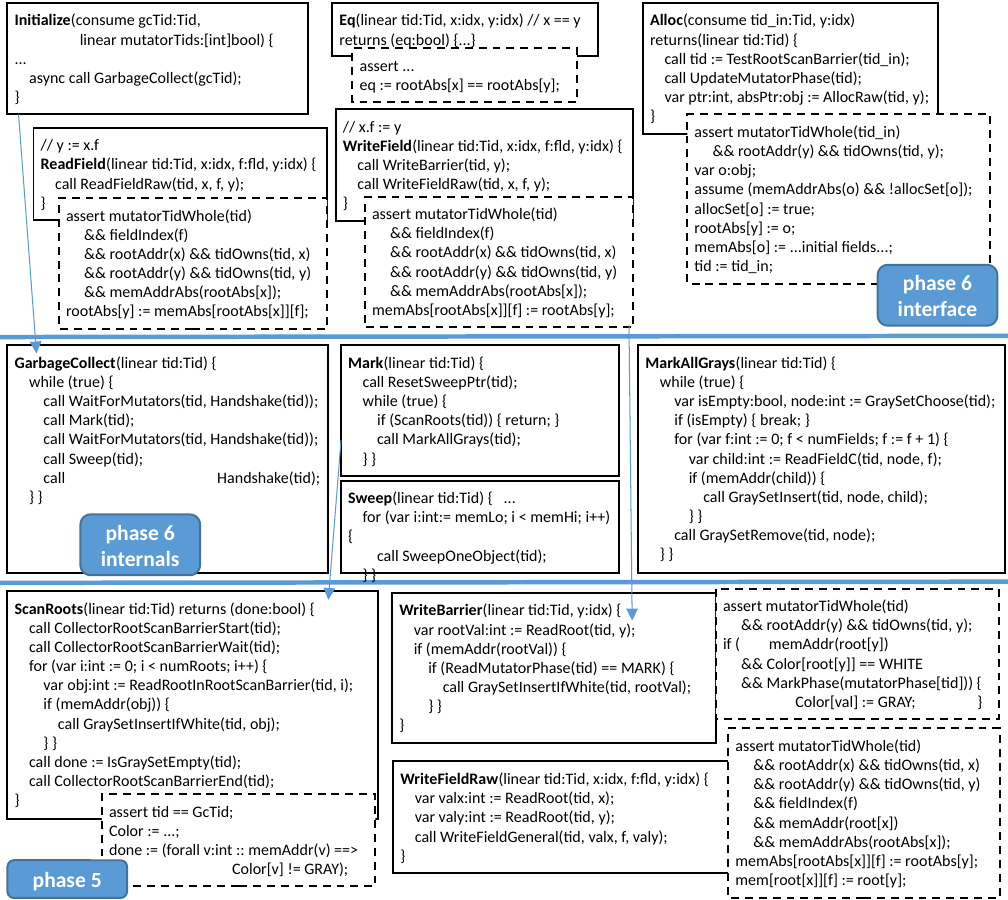
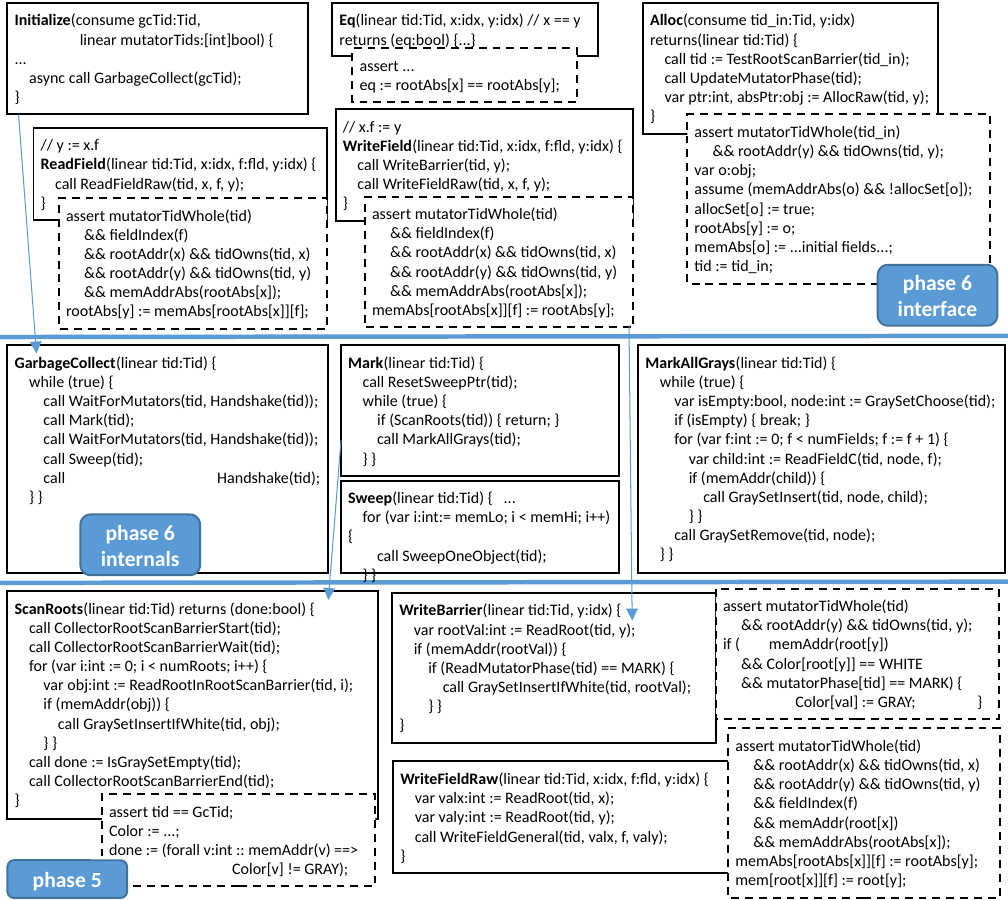
Before and after one commit to shazqadeer/popl2015, a slide deck: slide 1 of VerifiedGC.pptx. Drawn at 1008x900 pixels with LibreOffice and Linux fonts; fonts in the diff are those of the drawing. Boxes give left, top, right and bottom in pixels: in the first picture for what was removed or moved away, otherwise in the second. Text is boxed around its words. In the diff, an @@ line names an element or a change of style, - is before the commit and + after.

```diff
--- a/VerifiedGC.pptx
+++ b/VerifiedGC.pptx
@@ text in rectangle at [767,676,954,691]: text changed @@
-&& MarkPhase(mutatorPhase[tid])) {
+&& mutatorPhase[tid] == MARK) {
```
Also in this commit, not shown: 3 other files.
